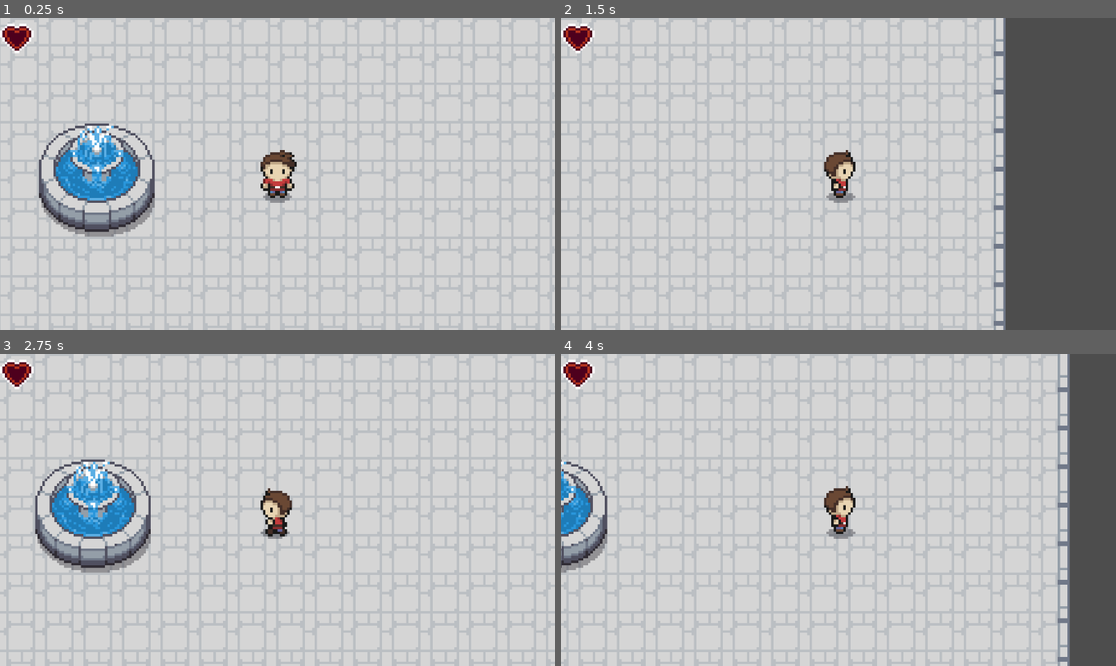
Above: before the commit, frames 1-4 (two rows, left to right).
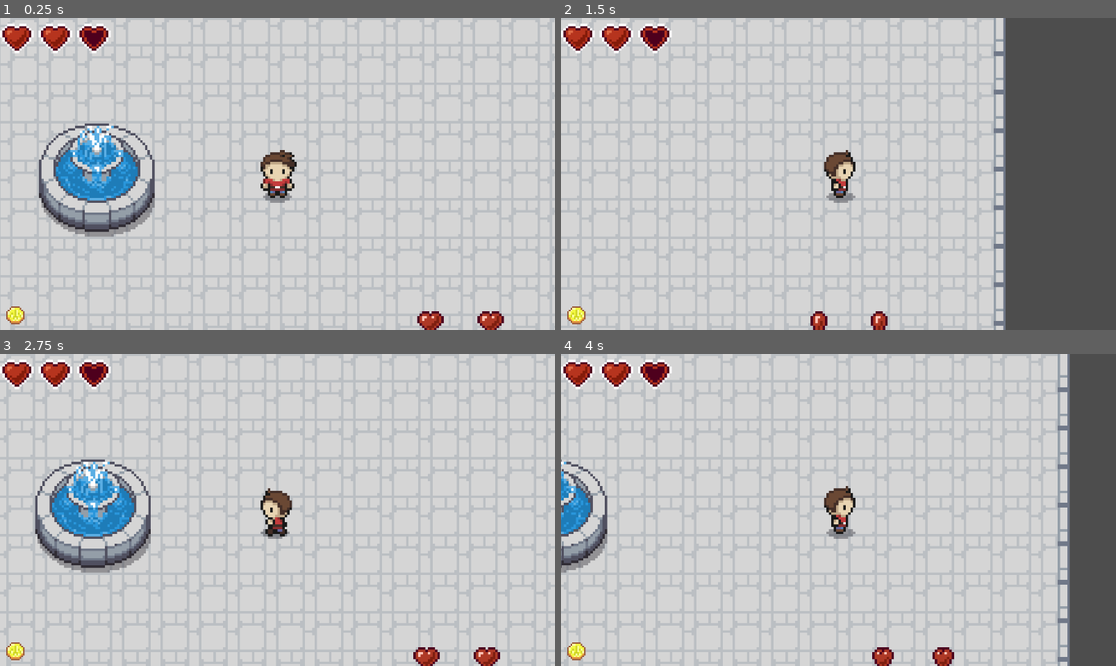
Above: after the commit, the same moments.

Repository: owenreal/game-design-1
Game: Godot game, scene res://td_world_1.tscn
Two runs of this game, one before a commit and one after it. Both use one fixed random seed, a clock stepped at 60 frames per second and the inputs below. The project has no main scene, so this scene is started directly.
Inputs (mouse positions are in pixels of both pictures, inside the frame that each line leads up to):
- Up to frame 1 (0.25 s): no input
- Up to frame 2 (1.5 s): tap Enter (ui_accept) at 0.5, 0.77 s; move the mouse to (960, 158) at 0.52 s; hold Right (ui_right) 0.53-1.25 s; tap I (zoom_cam_in) at 0.6 s; click (960, 158) at 0.67 s; drag from (727, 189) to (810, 236) at 1.27 s
- Up to frame 3 (2.75 s): tap Enter (ui_accept) at 2 s; move the mouse to (333, 441) at 2.02 s; hold Left (ui_left) from 2.03 s (still down); tap I (zoom_cam_in) at 2.1 s
- Up to frame 4 (4 s): release Left (ui_left) at 2.75 s; drag from (810, 572) to (672, 463) at 2.77 s; move the mouse to (1005, 556) at 3.52 s; hold Right (ui_right) from 3.53 s (still down); tap I (zoom_cam_in) at 3.6 s; tap Enter (ui_accept) at 3.77 s

The runs differ from the first frame. In frame 1, 1.5% of the frame differs, in the area x 1-91%, y 1-100%; in frame 2, 1.4%; in frame 3, 1.5%; in frame 4, 1.5%.
Error before the commit: Invalid operands 'float' and 'int' in operator '%'. (res://player_hud.gd:28)

Commit message:
11/5 item pickups and money start

Diff:
--- /dev/null
+++ b/game-design-1/entities/items/BaseItem.tscn
@@ -0,0 +1,57 @@
+[gd_scene load_steps=9 format=3 uid="uid://drispj5d8diy2"]
+
+[ext_resource type="Script" path="res://entities/items/base_item.gd" id="1_6dfmr"]
+[ext_resource type="Texture2D" uid="uid://bxuh7auahixol" path="res://Assets/Sprites/zelda_like/objects.png" id="1_kkioy"]
+
+[sub_resource type="AtlasTexture" id="AtlasTexture_ppksu"]
+atlas = ExtResource("1_kkioy")
+region = Rect2(64, 48, 16, 16)
+
+[sub_resource type="AtlasTexture" id="AtlasTexture_hsjhi"]
+atlas = ExtResource("1_kkioy")
+region = Rect2(80, 48, 16, 16)
+
+[sub_resource type="AtlasTexture" id="AtlasTexture_m6n2j"]
+atlas = ExtResource("1_kkioy")
+region = Rect2(96, 48, 16, 16)
+
+[sub_resource type="AtlasTexture" id="AtlasTexture_503n0"]
+atlas = ExtResource("1_kkioy")
+region = Rect2(112, 48, 16, 16)
+
+[sub_resource type="SpriteFrames" id="SpriteFrames_416mw"]
+animations = [{
+"frames": [{
+"duration": 1.0,
+"texture": SubResource("AtlasTexture_ppksu")
+}, {
+"duration": 1.0,
+"texture": SubResource("AtlasTexture_hsjhi")
+}, {
+"duration": 1.0,
+"texture": SubResource("AtlasTexture_m6n2j")
+}, {
+"duration": 1.0,
+"texture": SubResource("AtlasTexture_503n0")
+}],
+"loop": true,
+"name": &"default",
+"speed": 5.0
+}]
+
+[sub_resource type="CircleShape2D" id="CircleShape2D_n7w1o"]
+radius = 9.0
+
+[node name="BaseItem" type="Node2D"]
+script = ExtResource("1_6dfmr")
+
+[node name="AnimatedSprite2D" type="AnimatedSprite2D" parent="."]
+sprite_frames = SubResource("SpriteFrames_416mw")
+autoplay = "default"
+frame = 3
+frame_progress = 0.303427
+
+[node name="Area2D" type="Area2D" parent="."]
+
+[node name="CollisionShape2D" type="CollisionShape2D" parent="Area2D"]
+shape = SubResource("CircleShape2D_n7w1o")
--- /dev/null
+++ b/game-design-1/entities/items/base_item.gd
@@ -0,0 +1,31 @@
+class_name BaseItem extends Node2D
+
+var value
+var flicker_state = false
+var flicker_start_time = 10.0
+var flicker_interval = 0.1
+var current_time = 0.0
+var time_to_despawn = 13.0
+
+func remove():
+	value = 0
+	queue_free()
+
+func interact(player):
+	# implement by child class
+	# player.pickup_item(value)
+	remove()
+
+func _init(default_value: int = 1):
+	value = default_value
+
+func _process(delta: float) -> void:
+	for player in get_tree().get_nodes_in_group("Player"):
+		if $Area2D.overlaps_body(player):
+			interact(player)
+	current_time += delta #timer for lifetime despawn
+	if current_time >= flicker_start_time and current_time <= time_to_despawn:
+		$AnimatedSprite2D.visible = fmod(current_time, flicker_interval) \
+									< (flicker_interval / 2)
+	if current_time >= time_to_despawn:
+		remove()
--- /dev/null
+++ b/game-design-1/entities/items/mini_coin.gd
@@ -0,0 +1,7 @@
+extends BaseItem
+
+func _init(): super._init(1) # 1 coin
+
+func interact(player):
+	player.pickup_money(value)
+	remove()
--- /dev/null
+++ b/game-design-1/entities/items/mini_coin.tscn
@@ -0,0 +1,57 @@
+[gd_scene load_steps=9 format=3 uid="uid://dxqgrt1o3wem"]
+
+[ext_resource type="Script" path="res://entities/items/mini_coin.gd" id="1_y330l"]
+[ext_resource type="Texture2D" uid="uid://bxuh7auahixol" path="res://Assets/Sprites/zelda_like/objects.png" id="2_bswng"]
+
+[sub_resource type="AtlasTexture" id="AtlasTexture_iqx8b"]
+atlas = ExtResource("2_bswng")
+region = Rect2(0, 64, 16, 16)
+
+[sub_resource type="AtlasTexture" id="AtlasTexture_0d0uv"]
+atlas = ExtResource("2_bswng")
+region = Rect2(16, 64, 16, 16)
+
+[sub_resource type="AtlasTexture" id="AtlasTexture_27xde"]
+atlas = ExtResource("2_bswng")
+region = Rect2(32, 64, 16, 16)
+
+[sub_resource type="AtlasTexture" id="AtlasTexture_2yeuj"]
+atlas = ExtResource("2_bswng")
+region = Rect2(48, 64, 16, 16)
+
+[sub_resource type="SpriteFrames" id="SpriteFrames_fvpmg"]
+animations = [{
+"frames": [{
+"duration": 1.0,
+"texture": SubResource("AtlasTexture_iqx8b")
+}, {
+"duration": 1.0,
+"texture": SubResource("AtlasTexture_0d0uv")
+}, {
+"duration": 1.0,
+"texture": SubResource("AtlasTexture_27xde")
+}, {
+"duration": 1.0,
+"texture": SubResource("AtlasTexture_2yeuj")
+}],
+"loop": true,
+"name": &"default",
+"speed": 5.0
+}]
+
+[sub_resource type="CircleShape2D" id="CircleShape2D_dliqw"]
+radius = 7.0
+
+[node name="mini_coin" type="Node2D"]
+script = ExtResource("1_y330l")
+
+[node name="AnimatedSprite2D" type="AnimatedSprite2D" parent="."]
+sprite_frames = SubResource("SpriteFrames_fvpmg")
+autoplay = "default"
+frame = 3
+frame_progress = 0.471263
+
+[node name="Area2D" type="Area2D" parent="."]
+
+[node name="CollisionShape2D" type="CollisionShape2D" parent="Area2D"]
+shape = SubResource("CircleShape2D_dliqw")
--- /dev/null
+++ b/game-design-1/entities/items/mini_heart.gd
@@ -0,0 +1,7 @@
+extends BaseItem
+
+func _init(): super._init(5) # 1/4 heart
+
+func interact(player):
+	player.pickup_health(value)
+	remove()
--- /dev/null
+++ b/game-design-1/entities/items/mini_heart.tscn
@@ -0,0 +1,57 @@
+[gd_scene load_steps=9 format=3 uid="uid://dd74104st63b6"]
+
+[ext_resource type="Script" path="res://entities/items/mini_heart.gd" id="1_euhqc"]
+[ext_resource type="Texture2D" uid="uid://bxuh7auahixol" path="res://Assets/Sprites/zelda_like/objects.png" id="2_kdyk8"]
+
+[sub_resource type="AtlasTexture" id="AtlasTexture_sa2nq"]
+atlas = ExtResource("2_kdyk8")
+region = Rect2(0, 48, 16, 16)
+
+[sub_resource type="AtlasTexture" id="AtlasTexture_5w537"]
+atlas = ExtResource("2_kdyk8")
+region = Rect2(16, 48, 16, 16)
+
+[sub_resource type="AtlasTexture" id="AtlasTexture_todfu"]
+atlas = ExtResource("2_kdyk8")
+region = Rect2(32, 48, 16, 16)
+
+[sub_resource type="AtlasTexture" id="AtlasTexture_5eyhy"]
+atlas = ExtResource("2_kdyk8")
+region = Rect2(48, 48, 16, 16)
+
+[sub_resource type="SpriteFrames" id="SpriteFrames_u5sp1"]
+animations = [{
+"frames": [{
+"duration": 1.0,
+"texture": SubResource("AtlasTexture_sa2nq")
+}, {
+"duration": 1.0,
+"texture": SubResource("AtlasTexture_5w537")
+}, {
+"duration": 1.0,
+"texture": SubResource("AtlasTexture_todfu")
+}, {
+"duration": 1.0,
+"texture": SubResource("AtlasTexture_5eyhy")
+}],
+"loop": true,
+"name": &"default",
+"speed": 5.0
+}]
+
+[sub_resource type="CircleShape2D" id="CircleShape2D_822st"]
+radius = 7.0
+
+[node name="mini_heart" type="Node2D"]
+script = ExtResource("1_euhqc")
+
+[node name="AnimatedSprite2D" type="AnimatedSprite2D" parent="."]
+sprite_frames = SubResource("SpriteFrames_u5sp1")
+autoplay = "default"
+frame = 3
+frame_progress = 0.0804071
+
+[node name="Area2D" type="Area2D" parent="."]
+
+[node name="CollisionShape2D" type="CollisionShape2D" parent="Area2D"]
+shape = SubResource("CircleShape2D_822st")
--- a/game-design-1/player_hud.gd
+++ b/game-design-1/player_hud.gd
@@ -9,6 +9,7 @@
 func create_heart():
 	var n_heart = Sprite2D.new()
 	n_heart.texture = hearts.texture
+	n_heart.hframes = hearts.hframes
 	n_heart.vframes = hearts.vframes
 	n_heart.frame = 8
 	hearts.add_child(n_heart)
@@ -17,23 +18,23 @@
 	for heart in hearts.get_children():
 		hearts.remove_child(heart)
 	for i in range(int(player.data.max_health) / 20):
-		create_heart()
+		create_heart()  # 1 heart per 20 hp
 
 func _ready() -> void:
 	draw_hearts()
 
-func _process(delta: float) -> void:
+func _process(_delta: float) -> void:
 	var p_health = player.data.health
 	var full_hearts = floor(p_health / 20)
-	var remainder = int(p_health % 20)
+	var remainder = int(p_health) % 20
 
 	for heart in hearts.get_children():
 		var index = heart.get_index()
 		var x = (index % HEART_ROW_SIZE) * HEART_OFFSET
 		var y = (index / HEART_ROW_SIZE) * HEART_OFFSET
-		heart.position = Vector2(x,y)
+		heart.position = Vector2(x, y)
 
-		# 4-8 are for hearts in quarters
+		# Frame 8 empty, 7 1/4, 6 half, 5 3/4, 4 full
 		if index > full_hearts:
 			heart.frame = 8
 		elif index == full_hearts:
--- a/game-design-1/player_hud.tscn
+++ b/game-design-1/player_hud.tscn
@@ -19,3 +19,27 @@
 hframes = 33
 vframes = 20
 frame = 8
+
+[node name="PlayerMoney" type="Control" parent="."]
+layout_mode = 3
+anchors_preset = 2
+anchor_top = 1.0
+anchor_bottom = 1.0
+offset_top = -75.0
+offset_right = 288.0
+grow_vertical = 0
+
+[node name="Coins" type="Sprite2D" parent="PlayerMoney"]
+position = Vector2(33, 46)
+scale = Vector2(3.46667, 3.375)
+texture = ExtResource("1_3sikd")
+hframes = 34
+vframes = 20
+frame = 136
+
+[node name="coinslbl" type="Label" parent="PlayerMoney"]
+layout_mode = 0
+offset_left = 61.0
+offset_top = 31.0
+offset_right = 138.0
+offset_bottom = 58.0
--- a/game-design-1/project.godot
+++ b/game-design-1/project.godot
@@ -13,6 +13,10 @@
 config/name="Game-Design-1"
 config/features=PackedStringArray("4.3", "GL Compatibility")
 config/icon="res://icon.svg"
+
+[debug]
+
+gdscript/warnings/integer_division=0
 
 [display]
 
--- a/game-design-1/td_player.gd
+++ b/game-design-1/td_player.gd
@@ -2,18 +2,18 @@
 
 const SPEED = 100.0
 const MAXIMUM_OBTAINABLE_HEALTH = 400.0
-enum STATES { IDLE=0, DEAD, DAMAGED, ATTACKING, CHARGING }
+enum  STATES { IDLE=0, DEAD, DAMAGED, ATTACKING, CHARGING }
 
 @export var data = {
-	"max_health": 60.0,
-	"health": 60.0,
+	"max_health": 60.0,  # 20hp per heart, 5 per fraction
+	"health": 40.0,      # Min 60 Max 400
 	"money": 0,
 	"state": STATES.IDLE,
 	"secondaries": [],
 }
 
 var inertia = Vector2()
-var look_direction = Vector2.DOWN
+var look_direction = Vector2.DOWN  # Vector2(0,1)
 
 @onready var p_HUD = get_tree().get_first_node_in_group("HUD")
 
@@ -34,25 +34,25 @@
 	)
 	if direction.length() > 0:
 		look_direction = direction
-		# scale to 1 for diagnonals
+		# Scale to 1 to prevent speed boost from diagonals
 		direction = direction.normalized()
-		velocity = direction * SPEED
+		velocity  = direction * SPEED
 	else:
 		velocity = velocity.move_toward(Vector2.ZERO, SPEED)
 	velocity += inertia
 	update_animation(direction)
 	move_and_slide()
-	inertia = inertia.move_toward(Vector2.ZERO, delta*1000.0)
+	inertia = inertia.move_toward(Vector2.ZERO, delta * 1000.0)
 
 	if Input.is_action_just_pressed("ui_cancel"):
 		$Camera2D/pause_menu.show()
 		get_tree().paused = true
 
+
 func update_animation(direction):
 	var a_name = "idle_"
 	if direction.length() > 0:
 		a_name = "walk_"
-
 	if look_direction.x != 0:
 		a_name += "side"
 		$AnimatedSprite2D.flip_h = look_direction.x < 0
--- a/game-design-1/td_world_1.tscn
+++ b/game-design-1/td_world_1.tscn
@@ -1,7 +1,8 @@
-[gd_scene load_steps=3 format=4 uid="uid://c60oanhlkokeh"]
+[gd_scene load_steps=4 format=4 uid="uid://c60oanhlkokeh"]
 
 [ext_resource type="TileSet" uid="uid://d1g4hp8sm65go" path="res://Assets/tilesets/td_world_1.tres" id="1_sxt6e"]
 [ext_resource type="PackedScene" uid="uid://bv4ekiiyw3kdo" path="res://td_player.tscn" id="2_boee2"]
+[ext_resource type="PackedScene" uid="uid://dd74104st63b6" path="res://entities/items/mini_heart.tscn" id="3_tk0ql"]
 
 [node name="td_world1" type="Node2D"]
 
@@ -15,3 +16,15 @@
 
 [node name="td_player" parent="." instance=ExtResource("2_boee2")]
 position = Vector2(3, -11)
+
+[node name="mini_heart" parent="." instance=ExtResource("3_tk0ql")]
+position = Vector2(67, 51)
+
+[node name="mini_heart2" parent="." instance=ExtResource("3_tk0ql")]
+position = Vector2(67, 76)
+
+[node name="mini_heart3" parent="." instance=ExtResource("3_tk0ql")]
+position = Vector2(92, 51)
+
+[node name="mini_heart4" parent="." instance=ExtResource("3_tk0ql")]
+position = Vector2(92, 75)
